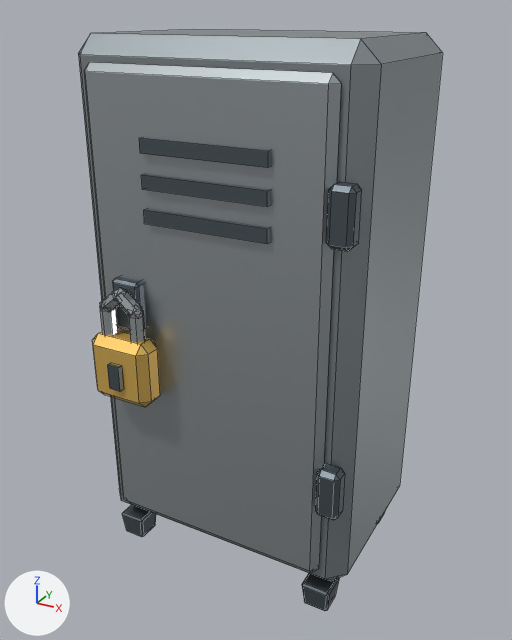
A saved change to the FBX model Assets/GeneratedModels/Furniture/BUILD0025_MetalLockerCabinet.fbx.
One viewpoint serves both versions: a 50 mm camera at (1.16, -2.13, 2.0) aimed at (0.0, -0.01, 0.94). The axes (+X, +Y, +Z) are drawn at lower left. The lights are the same throughout. The first picture is the older version. Mesh edges are drawn as thin lines. Vertices at exactly the same position are counted once.

The scene before the commit, as lines of its bpy script (objects in view):
```python
me_build0025_metallockercabinet_mesh = bpy.data.meshes.new('BUILD0025_MetalLockerCabinet_Mesh')
me_build0025_metallockercabinet_mesh.from_pydata(...)  # 344 vertices, 368 faces; spans x -0.51..0.51, y -0.49..0.37, z 0.0..1.93
# faces by material slot: [206, 26, 18, 92, 26]
me_build0025_metallockercabinet_mesh.materials.append(mat_iron_darkforged)  # grey #616c73
me_build0025_metallockercabinet_mesh.materials.append(mat_iron_scrapedsteel)  # grey #99a2a6
me_build0025_metallockercabinet_mesh.materials.append(mat_iron_brushedsteel)  # grey #b1b8bc
me_build0025_metallockercabinet_mesh.materials.append(mat_iron_bevelchrome)  # light grey #c8d0d3
me_build0025_metallockercabinet_mesh.materials.append(mat_brass_wornwarning)  # orange #e2b85d
ob_build0025_metallockercabinet = bpy.data.objects.new('BUILD0025_MetalLockerCabinet', me_build0025_metallockercabinet_mesh)
ob_build0025_metallockercabinet.location = (0.0, 0.0, 0.0)
```
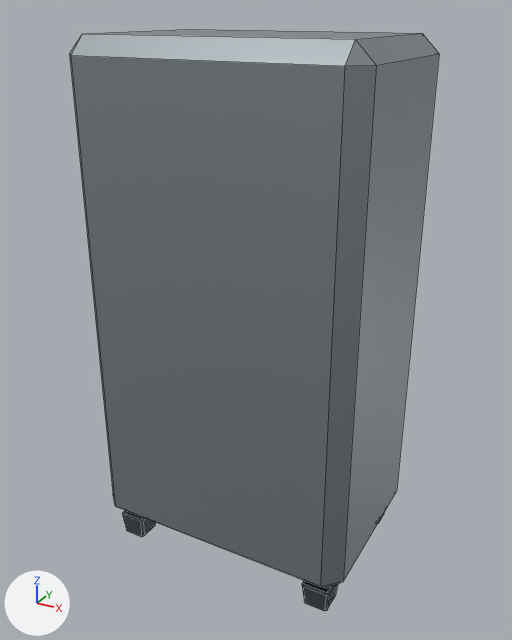
The change, as a diff of the scene's bpy script:
```diff
--- a/Assets/GeneratedModels/Furniture/BUILD0025_MetalLockerCabinet.fbx.py
+++ b/Assets/GeneratedModels/Furniture/BUILD0025_MetalLockerCabinet.fbx.py
@@ me_build0025_metallockercabinet_mesh @@
-me_build0025_metallockercabinet_mesh.from_pydata(...)  # 344 vertices, 368 faces; spans x -0.51..0.51, y -0.49..0.37, z 0.0..1.93
+me_build0025_metallockercabinet_mesh.from_pydata(...)  # 344 vertices, 368 faces; spans x -0.51..0.51, y -0.37..0.49, z 0.0..1.93
+# me_build0025_metallockercabinet_mesh part 1: the loose piece of 8 vertices spanning x -0.2..0.24, y -0.38..-0.36, z 1.6..1.64 is turned 180 degrees about the z axis through the mesh origin
+# me_build0025_metallockercabinet_mesh part 2: the loose piece of 24 vertices spanning x -0.51..0.51, y -0.33..0.37, z 0.11..1.93 is turned 180 degrees about the z axis through the mesh origin
+# me_build0025_metallockercabinet_mesh part 3: the loose piece of 16 vertices spanning x -0.43..0.43, y -0.37..-0.31, z 0.19..1.85 is turned 180 degrees about the z axis through the mesh origin
+# me_build0025_metallockercabinet_mesh part 4: the loose piece of 8 vertices spanning x -0.2..0.24, y -0.38..-0.36, z 1.49..1.53 is turned 180 degrees about the z axis through the mesh origin
+# me_build0025_metallockercabinet_mesh part 5: the loose piece of 8 vertices spanning x -0.2..0.24, y -0.38..-0.36, z 1.38..1.42 is turned 180 degrees about the z axis through the mesh origin
+# me_build0025_metallockercabinet_mesh part 6: the loose piece of 32 vertices spanning x -0.37..-0.22, y -0.45..-0.39, z 0.96..1.15 is turned 180 degrees about the z axis through the mesh origin
+# me_build0025_metallockercabinet_mesh part 7: the loose piece of 12 vertices spanning x -0.25..-0.21, y -0.44..-0.4, z 1.05..1.11 is turned 180 degrees about the z axis through its middle, then moved by (0.58, 0.84, 0.0)
+# me_build0025_metallockercabinet_mesh part 8: the loose piece of 24 vertices spanning x 0.42..0.5, y -0.38..-0.31, z 1.39..1.57 is turned 180 degrees about the z axis through the mesh origin
+# me_build0025_metallockercabinet_mesh part 9: the loose piece of 24 vertices spanning x 0.42..0.5, y -0.38..-0.31, z 0.47..0.65 is turned 180 degrees about the z axis through the mesh origin
+# me_build0025_metallockercabinet_mesh part 10: the loose piece of 24 vertices spanning x -0.34..-0.23, y -0.4..-0.34, z 0.99..1.17 is turned 180 degrees about the z axis through the mesh origin
+# me_build0025_metallockercabinet_mesh part 11: the loose piece of 12 vertices spanning x -0.26..-0.2, y -0.44..-0.4, z 0.96..1.08 is turned 180 degrees about the z axis through the mesh origin
+# me_build0025_metallockercabinet_mesh part 12: the loose piece of 12 vertices spanning x -0.31..-0.27, y -0.44..-0.4, z 1.1..1.16 is turned 180 degrees about the z axis through the mesh origin
+# me_build0025_metallockercabinet_mesh part 13: the loose piece of 8 vertices spanning x -0.31..-0.27, y -0.49..-0.47, z 0.81..0.9 is turned 180 degrees about the z axis through the mesh origin
+# me_build0025_metallockercabinet_mesh part 14: the loose piece of 24 vertices spanning x -0.41..-0.17, y -0.47..-0.36, z 0.74..0.98 is turned 180 degrees about the z axis through the mesh origin
+# other edits to the shape of me_build0025_metallockercabinet_mesh do not show in these pictures
 me_build0025_metallockercabinet_mesh.materials.append(mat_iron_darkforged)
```

Location of each change, (x1, y1, x2, y2) in pixels of the pictures (512 x 640 px; the box of a moved part takes in the faces that stretch with it):
'BUILD0025_MetalLockerCabinet', reshaped
    before: (78, 29, 442, 611)
    after: (70, 29, 439, 611)
part 1 of me_build0025_metallockercabinet_mesh, moved or reshaped (not visible afterwards)
    before: (139, 138, 271, 168)
part 2 of me_build0025_metallockercabinet_mesh, moved or reshaped
    before: (78, 29, 442, 581)
    after: (70, 30, 439, 588)
part 3 of me_build0025_metallockercabinet_mesh, moved or reshaped (not visible afterwards)
    before: (84, 62, 341, 572)
part 4 of me_build0025_metallockercabinet_mesh, moved or reshaped (not visible afterwards)
    before: (141, 174, 270, 207)
part 5 of me_build0025_metallockercabinet_mesh, moved or reshaped (not visible afterwards)
    before: (144, 209, 270, 244)
part 6 of me_build0025_metallockercabinet_mesh, moved or reshaped (not visible afterwards)
    before: (100, 290, 141, 335)
part 7 of me_build0025_metallockercabinet_mesh, moved or reshaped (not visible afterwards)
    before: (130, 306, 144, 319)
part 8 of me_build0025_metallockercabinet_mesh, moved or reshaped (not visible afterwards)
    before: (326, 182, 362, 251)
part 9 of me_build0025_metallockercabinet_mesh, moved or reshaped (not visible afterwards)
    before: (315, 464, 345, 520)
part 10 of me_build0025_metallockercabinet_mesh, moved or reshaped (not visible afterwards)
    before: (112, 277, 146, 330)
part 11 of me_build0025_metallockercabinet_mesh, moved or reshaped (not visible afterwards)
    before: (129, 313, 145, 343)
part 12 of me_build0025_metallockercabinet_mesh, moved or reshaped (not visible afterwards)
    before: (113, 287, 126, 301)
part 13 of me_build0025_metallockercabinet_mesh, moved or reshaped (not visible afterwards)
    before: (107, 363, 123, 391)
part 14 of me_build0025_metallockercabinet_mesh, moved or reshaped (not visible afterwards)
    before: (92, 331, 160, 407)
